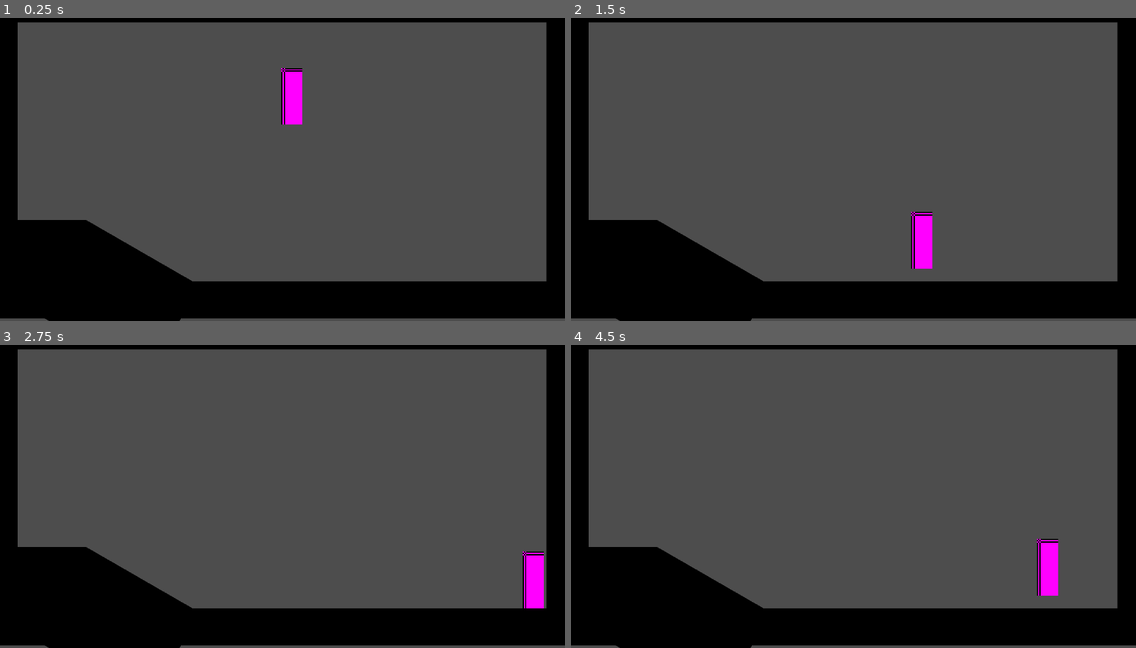
Above: before the commit, frames 1-4 (two rows, left to right).
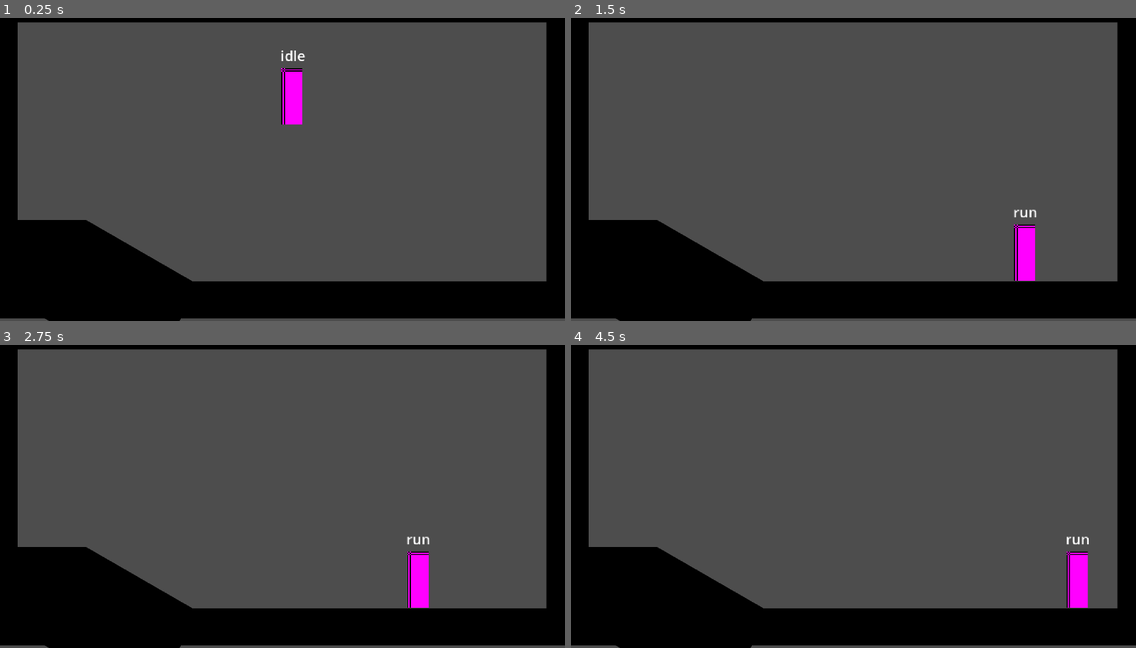
Above: after the commit, the same moments.

Repository: Mo1Noop/2d_toutrial
Game: Godot game, scene res://playGaraound.tscn
Two runs of this game, one before a commit and one after it. Both use one fixed random seed, a clock stepped at 60 frames per second and the inputs below.
Inputs:
- Up to frame 1 (0.25 s): no input
- Up to frame 2 (1.5 s): hold Z (jump) 0.53-1.28 s; hold Right (right) from 0.53 s (still down); tap Z (jump) at 1.35 s
- Up to frame 3 (2.75 s): tap Z (jump) at 1.52, 1.82 s; release Right (right) at 2.03 s; hold Left (left) from 2.03 s (still down); hold Z (jump) from 2.03 s (still down)
- Up to frame 4 (4.5 s): release Left (left) at 2.78 s; release Z (jump) at 2.78 s; hold Right (right) 2.78-4.28 s; tap Z (jump) at 2.85, 3.02, 3.32, 4.35 s; hold Z (jump) 3.53-4.28 s; hold Left (left) from 4.28 s (still down)

The runs differ from the first frame. In frame 1, less than 0.1% of the frame differs, in the area x 49-54%, y 10-15%; in frame 2, 1.5%, in the area x 60-83%, y 63-87%; in frame 3, 1.5%; in frame 4, 1.5%.

Commit message:
ep 3 update FSM from the ep
changed my way of handle transition to the tutorial way

Diff:
--- a/player/player.tscn
+++ b/player/player.tscn
@@ -1,9 +1,10 @@
-[gd_scene load_steps=7 format=3 uid="uid://gwcdq2kv6ci2"]
+[gd_scene load_steps=8 format=3 uid="uid://gwcdq2kv6ci2"]
 
 [ext_resource type="Script" uid="uid://50n3o2gooaje" path="res://player/scripts/player.gd" id="1_oul6g"]
 [ext_resource type="Script" uid="uid://cnhuq5qx55rpb" path="res://player/states/idle.gd" id="2_g1dw6"]
 [ext_resource type="Script" uid="uid://t0iyxl3q1yoa" path="res://player/states/run.gd" id="3_yw30f"]
 [ext_resource type="Script" uid="uid://ck3haxf4nenci" path="res://player/states/jump.gd" id="4_yw30f"]
+[ext_resource type="Script" uid="uid://4wu8tyw6splt" path="res://player/states/fall.gd" id="5_qjkh3"]
 
 [sub_resource type="PlaceholderTexture2D" id="PlaceholderTexture2D_kqu6x"]
 size = Vector2(18, 48)
@@ -26,10 +27,25 @@
 [node name="states" type="Node" parent="."]
 
 [node name="idle" type="Node" parent="states"]
+unique_name_in_owner = true
 script = ExtResource("2_g1dw6")
 
 [node name="run" type="Node" parent="states"]
+unique_name_in_owner = true
 script = ExtResource("3_yw30f")
 
 [node name="jump" type="Node" parent="states"]
+unique_name_in_owner = true
 script = ExtResource("4_yw30f")
+
+[node name="fall" type="Node" parent="states"]
+script = ExtResource("5_qjkh3")
+
+[node name="Label" type="Label" parent="."]
+offset_left = -36.0
+offset_top = -67.0
+offset_right = 38.0
+offset_bottom = -50.0
+theme_override_font_sizes/font_size = 12
+text = "state"
+horizontal_alignment = 1
--- a/player/scripts/player.gd
+++ b/player/scripts/player.gd
@@ -1,4 +1,8 @@
 class_name Player extends CharacterBody2D
+
+#region export var
+@export var move_speed : float = 150
+#endregion
 
 #region get states
 var states : Array[Player_state]
@@ -11,13 +15,7 @@
 #region var
 var dirction : Vector2 = Vector2.ZERO
 var gravity : float = 980
-var speed : float = 300
 #endregion
-
-@onready var idle: PlayerState_Idle = $states/idle
-@onready var run: PlayerState_Run = $states/run
-@onready var jump: PlayerState_jump = $states/jump
-
 
 
 func _ready() -> void:
@@ -29,8 +27,8 @@
 	change_state( current_state.handle_input(event) )
 
 
-
 func _process(delta: float) -> void:
+	update_dirction()
 	change_state( current_state.process(delta) )
 	pass
 
@@ -57,6 +55,7 @@
 
 	change_state(current_state)
 	current_state.enter()
+	$Label.text = current_state.name
 
 	pass
 
@@ -71,12 +70,14 @@
 	states.push_front( new_state )
 	current_state.enter()
 	states.resize(3)
-
+	$Label.text = current_state.name
 	pass
 
 
 func update_dirction() -> void:
 	#var prev_dirction : Vector2 = dirction
-	dirction = Input.get_vector( "left", "right", "up", "down" )
+	var x_axis : float = Input.get_axis("left", "right")
+	var y_axis : float = Input.get_axis("up", "down")
+	dirction = Vector2(x_axis, y_axis)
 
 	pass
--- a/player/states/00_player_states.gd
+++ b/player/states/00_player_states.gd
@@ -3,6 +3,13 @@
 
 var player : Player
 var next_state : Player_state
+
+#region state references
+@onready var idle: PlayerState_Idle = %idle
+@onready var run: PlayerState_Run = %run
+@onready var jump: PlayerState_jump = %jump
+
+#endregion
 
 
 func init() -> void:
--- /dev/null
+++ b/player/states/fall.gd
@@ -0,0 +1 @@
+class_name PlayerState_fall extends Player_state
--- a/player/states/idle.gd
+++ b/player/states/idle.gd
@@ -8,8 +8,6 @@
 
 
 func enter() -> void:
-	if player.velocity.x != 0:
-		player.velocity.x = lerp(player.velocity.x, 0.0, 1)
 	print("enter: ", name)
 	pass
 
@@ -20,16 +18,15 @@
 
 
 func handle_input(_event : InputEvent) -> Player_state:
-	if _event.is_action_pressed("left") or _event.is_action_pressed("right"):
-		return player.run
-	elif _event.is_action_pressed("jump"):
-		return player.jump
 	return next_state
 
 
 func process(_delta: float) -> Player_state:
+	if player.dirction.x != 0:
+		return run
 	return next_state
 
 
 func physics_process(_delta: float) -> Player_state:
+	player.velocity.x = 0
 	return next_state
--- a/player/states/jump.gd
+++ b/player/states/jump.gd
@@ -17,8 +17,6 @@
 
 
 func handle_input(_event : InputEvent) -> Player_state:
-	if _event.is_released():
-		return player.previous_state
 	return next_state
 
 
--- a/player/states/run.gd
+++ b/player/states/run.gd
@@ -7,8 +7,6 @@
 
 
 func enter() -> void:
-	if player.velocity != Vector2.ZERO:
-		player.velocity = lerp(player.velocity, Vector2.ZERO, 1)
 	print("enter: ", name)
 	pass
 
@@ -19,23 +17,15 @@
 
 
 func handle_input(_event : InputEvent) -> Player_state:
-	if _event.is_released():
-		return player.idle
-	if _event.is_pressed() and _event.is_action_pressed("jump"):
-		return player.jump
-
 	return next_state
 
 
 func process(_delta: float) -> Player_state:
+	if player.dirction.x == 0:
+		return idle
 	return next_state
 
 
 func physics_process(_delta: float) -> Player_state:
-	if Input.is_action_pressed("left"):
-		player.velocity.x = -player.speed
-
-	if Input.is_action_pressed("right"):
-		player.velocity.x = player.speed
-
+	player.velocity.x = player.dirction.x * player.move_speed
 	return next_state
Not shown, added: player/states/fall.gd.uid
